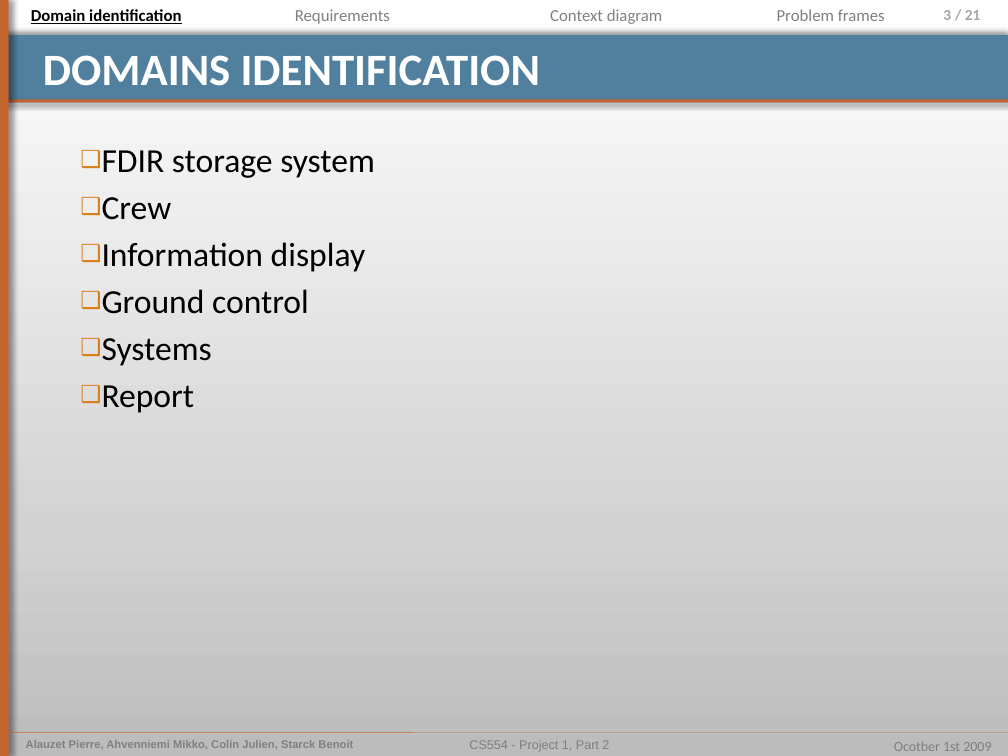
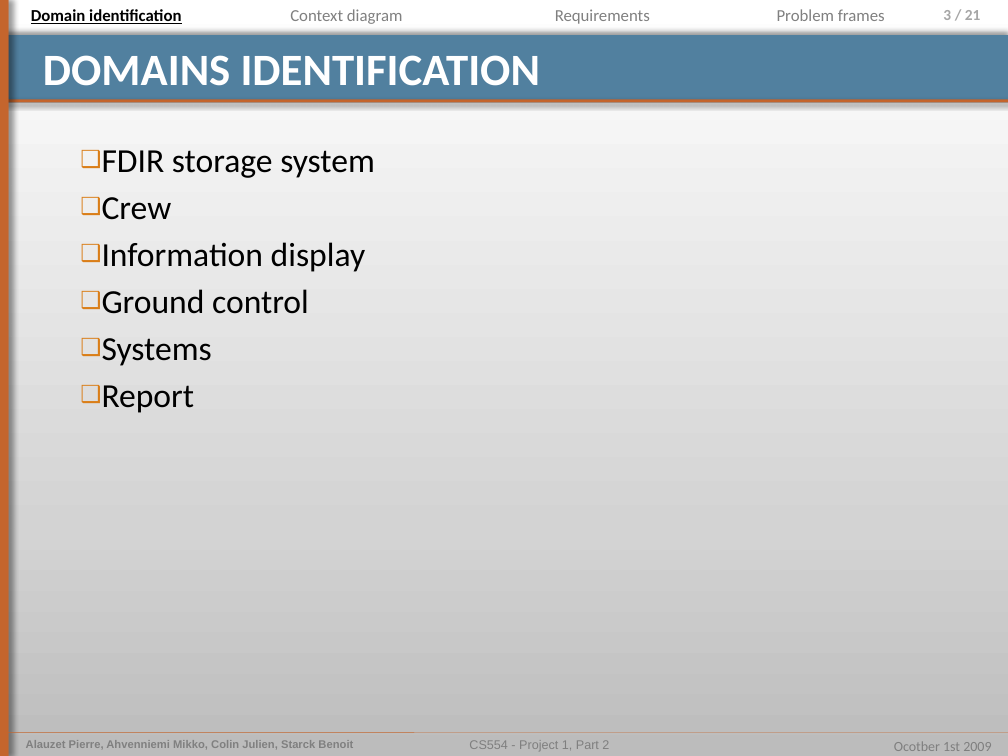
Before and after one commit to pierrealauzet/euroteam, a slide deck: slide 3 of Project 1/Part 2/CS554_EuroTeam_Problem_Frames.pptx. Drawn at 1008x756 pixels with LibreOffice and Linux fonts; fonts in the diff are those of the drawing. Boxes give left, top, right and bottom in pixels: in the first picture for what was removed or moved away, otherwise in the second. Text is boxed around its words. In the diff, an @@ line names an element or a change of style, - is before the commit and + after.

```diff
--- a/Project 1/Part 2/CS554_EuroTeam_Problem_Frames.pptx
+++ b/Project 1/Part 2/CS554_EuroTeam_Problem_Frames.pptx
@@ text "Context diagram": place and size @@
-text "Context diagram" at (550, 9, 663, 24)
+text "Context diagram" at (290, 9, 403, 24)
@@ text "Requirements": place and size @@
-text "Requirements" at (295, 9, 390, 24)
+text "Requirements" at (555, 9, 650, 24)
```
Also in this commit, not shown: 5 other slides changed, 1 other file.
